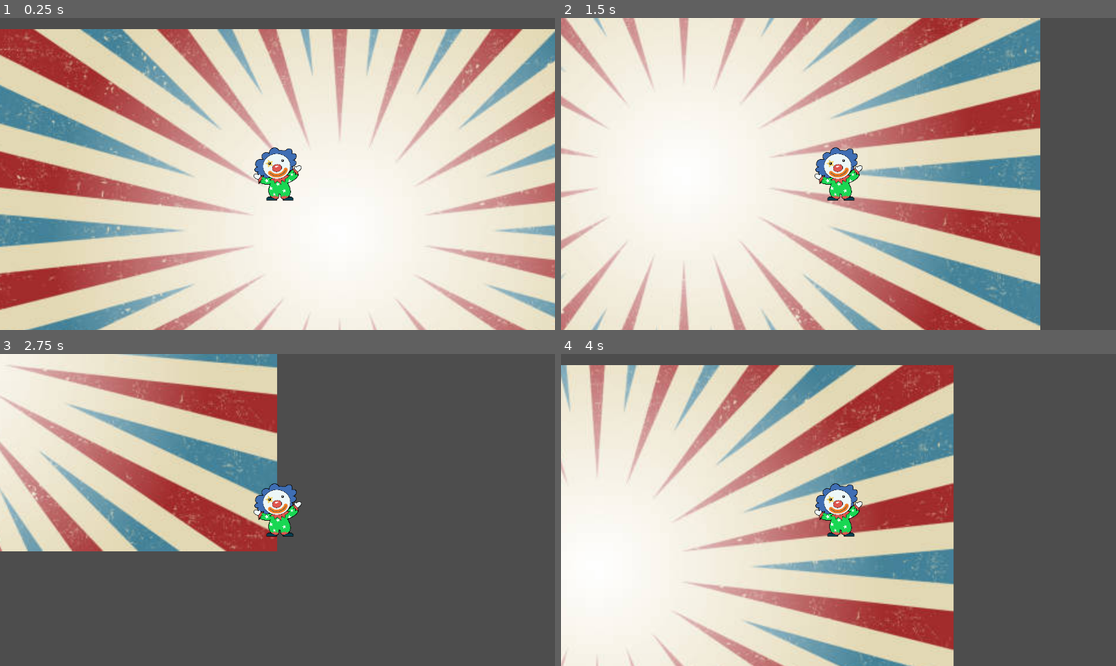
Above: before the commit, frames 1-4 (two rows, left to right).
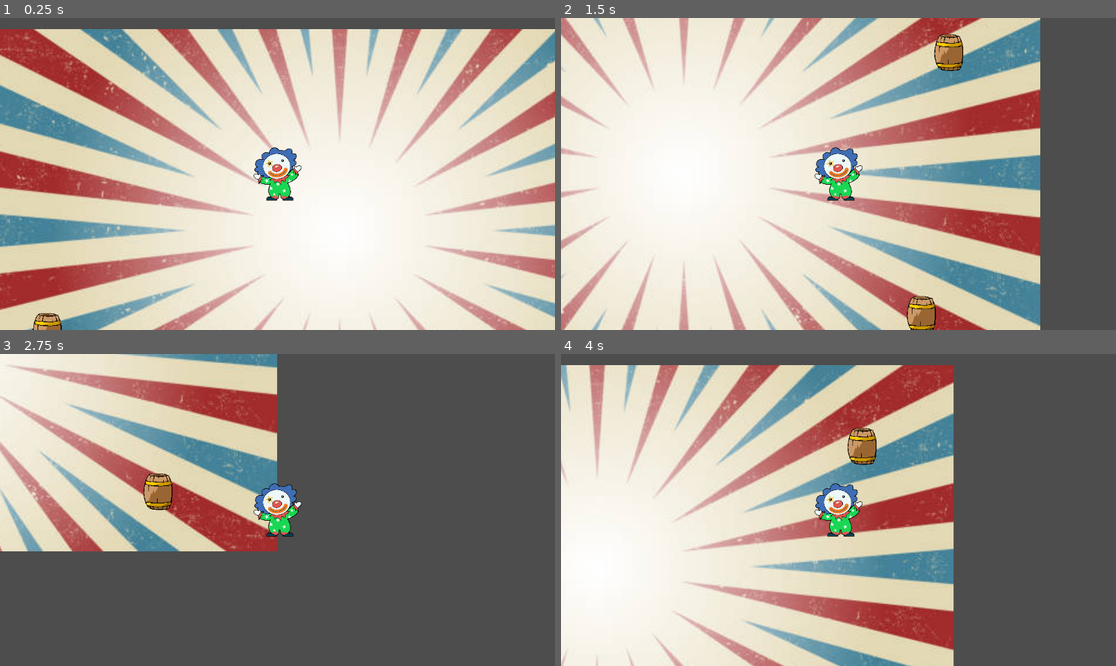
Above: after the commit, the same moments.

Repository: dillpret/ggj2024
Game: Godot game, scene res://game.tscn
Same seed, same stepped clock (60 frames per second), same inputs: the game is played once before the commit and once after it.
Inputs (mouse positions are in pixels of both pictures, inside the frame that each line leads up to):
- Up to frame 1 (0.25 s): no input
- Up to frame 2 (1.5 s): tap Enter at 0.5 s; move the mouse to (960, 158) at 0.52 s; press the mouse at (960, 158) at 0.53 s; hold D (move_right) 0.53-1.28 s; move the mouse to (727, 189) at 1.27 s; release the mouse at (727, 189) at 1.28 s; hold S (move_down) from 1.28 s (still down); click (727, 189) at 1.35 s
- Up to frame 3 (2.75 s): move the mouse to (333, 441) at 2.02 s; release S (move_down) at 2.03 s; press the mouse at (333, 441) at 2.03 s; hold D (move_right) from 2.03 s (still down)
- Up to frame 4 (4 s): move the mouse to (810, 572) at 2.77 s; release D (move_right) at 2.78 s; release the mouse at (810, 572) at 2.78 s; hold W (move_up) 2.78-3.53 s; click (810, 572) at 2.85 s; move the mouse to (1005, 556) at 3.52 s; press the mouse at (1005, 556) at 3.53 s; hold A (move_left) from 3.53 s (still down)

The runs differ from the first frame. In frame 1, 0.3% of the frame differs, in the area x 5-12%, y 94-100%; in frame 2, 1.1%, in the area x 62-73%, y 5-100%; in frame 3, 0.5%; in frame 4, 0.6%.

Commit message:
wip: pie throwing

Diff:
--- a/game.tscn
+++ b/game.tscn
@@ -1,9 +1,11 @@
-[gd_scene load_steps=3 format=3 uid="uid://dqk1pnyglr632"]
+[gd_scene load_steps=4 format=3 uid="uid://dqk1pnyglr632"]
 
 [ext_resource type="Texture2D" uid="uid://sk0ai27a51o4" path="res://assets/vintage-circus-background-for-a-poster.png" id="1_7sqhe"]
 [ext_resource type="PackedScene" uid="uid://b588fenf8ax6" path="res://player.tscn" id="1_8t4je"]
+[ext_resource type="PackedScene" uid="uid://cpuph4nwsbw1h" path="res://obstacle.tscn" id="3_1rbtv"]
 
 [node name="Game" type="Node2D"]
+y_sort_enabled = true
 
 [node name="TextureRect" type="TextureRect" parent="."]
 offset_right = 1480.0
@@ -14,3 +16,12 @@
 
 [node name="Player" parent="." instance=ExtResource("1_8t4je")]
 position = Vector2(611, 301)
+
+[node name="Obstacle" parent="." instance=ExtResource("3_1rbtv")]
+position = Vector2(1233, 713)
+
+[node name="Obstacle2" parent="." instance=ExtResource("3_1rbtv")]
+position = Vector2(133, 628)
+
+[node name="Obstacle3" parent="." instance=ExtResource("3_1rbtv")]
+position = Vector2(1290, 169)
--- a/obstacle.tscn
+++ b/obstacle.tscn
@@ -1,3 +1,16 @@
-[gd_scene format=3 uid="uid://cpuph4nwsbw1h"]
+[gd_scene load_steps=3 format=3 uid="uid://cpuph4nwsbw1h"]
+
+[ext_resource type="Texture2D" uid="uid://dcdorme33w4ty" path="res://assets/barrel.png" id="1_xlnir"]
+
+[sub_resource type="CircleShape2D" id="CircleShape2D_y7rsy"]
+radius = 26.0192
 
 [node name="Obstacle" type="StaticBody2D"]
+
+[node name="Sprite2D" type="Sprite2D" parent="."]
+scale = Vector2(0.0323625, 0.0323624)
+texture = ExtResource("1_xlnir")
+
+[node name="CollisionShape2D" type="CollisionShape2D" parent="."]
+position = Vector2(2, 16)
+shape = SubResource("CircleShape2D_y7rsy")
--- a/player.gd
+++ b/player.gd
@@ -6,3 +6,15 @@
 	var direction = Input.get_vector("move_left", "move_right", "move_up", "move_down")
 	velocity = direction * SPEED
 	move_and_slide()
+
+func throw():
+	const PLAYER_PIE = preload("res://player_pie.tscn")
+	var new_pie = PLAYER_PIE.instantiate()
+	new_pie.global_position = %ThrowPoint.global_position
+	new_pie.global_scale = Vector2(1,1)
+	#new_pie.global_rotation = %ThrowPoint
+	%ThrowPoint.add_child(new_pie)
+
+func _process(delta):
+	if Input.is_action_pressed("throw_pie"):
+		throw()
--- a/player.tscn
+++ b/player.tscn
@@ -3,18 +3,22 @@
 [ext_resource type="Texture2D" uid="uid://qcqa640ad6rk" path="res://assets/player/33-332282_clown-free-to-use-clipart-clown.png" id="1_f61eb"]
 [ext_resource type="Script" path="res://player.gd" id="1_gitli"]
 
-[sub_resource type="CapsuleShape2D" id="CapsuleShape2D_uuw1b"]
-radius = 26.0
-height = 110.0
+[sub_resource type="CircleShape2D" id="CircleShape2D_0pctp"]
+radius = 20.025
 
 [node name="Player" type="CharacterBody2D"]
 script = ExtResource("1_gitli")
+
+[node name="ThrowPoint" type="Marker2D" parent="."]
+unique_name_in_owner = true
+position = Vector2(44, -12)
 
 [node name="Sprite2D" type="Sprite2D" parent="."]
 scale = Vector2(0.134048, 0.134048)
 texture = ExtResource("1_f61eb")
 
 [node name="CollisionShape2D" type="CollisionShape2D" parent="."]
-shape = SubResource("CapsuleShape2D_uuw1b")
+position = Vector2(4, 37)
+shape = SubResource("CircleShape2D_0pctp")
 
 [node name="Camera2D" type="Camera2D" parent="."]
--- /dev/null
+++ b/player_pie.gd
@@ -0,0 +1,22 @@
+extends Area2D
+
+const SPEED = 1000
+const RANGE = 1200
+
+var travelled_distance = 0
+
+func _physics_process(delta):
+	var direction = Vector2.UP.rotated(rotation)
+	position += direction * SPEED * delta
+	travelled_distance += SPEED * delta
+
+	if travelled_distance > RANGE:
+		queue_free()
+
+
+
+func _on_body_entered(body):
+	queue_free()
+
+	if body.has_method("take_hit"):
+		body.take_hit()
--- a/player_pie.tscn
+++ b/player_pie.tscn
@@ -1,3 +1,18 @@
-[gd_scene format=3 uid="uid://cfqpkyk56s2dt"]
+[gd_scene load_steps=4 format=3 uid="uid://cfqpkyk56s2dt"]
+
+[ext_resource type="Texture2D" uid="uid://cb3hwawnkskuo" path="res://assets/pie-clipart-md.png" id="1_l8qpu"]
+[ext_resource type="Script" path="res://player_pie.gd" id="1_rahj8"]
+
+[sub_resource type="CircleShape2D" id="CircleShape2D_4alw2"]
 
 [node name="PlayerPie" type="Area2D"]
+script = ExtResource("1_rahj8")
+
+[node name="Sprite2D" type="Sprite2D" parent="."]
+scale = Vector2(0.0606061, 0.0606061)
+texture = ExtResource("1_l8qpu")
+
+[node name="CollisionShape2D" type="CollisionShape2D" parent="."]
+shape = SubResource("CircleShape2D_4alw2")
+
+[connection signal="body_entered" from="." to="." method="_on_body_entered"]
--- a/project.godot
+++ b/project.godot
@@ -41,6 +41,11 @@
 "events": [Object(InputEventKey,"resource_local_to_scene":false,"resource_name":"","device":-1,"window_id":0,"alt_pressed":false,"shift_pressed":false,"ctrl_pressed":false,"meta_pressed":false,"pressed":false,"keycode":0,"physical_keycode":83,"key_label":0,"unicode":115,"echo":false,"script":null)
 ]
 }
+throw_pie={
+"deadzone": 0.5,
+"events": [Object(InputEventMouseButton,"resource_local_to_scene":false,"resource_name":"","device":-1,"window_id":0,"alt_pressed":false,"shift_pressed":false,"ctrl_pressed":false,"meta_pressed":false,"button_mask":0,"position":Vector2(0, 0),"global_position":Vector2(0, 0),"factor":1.0,"button_index":1,"canceled":false,"pressed":false,"double_click":false,"script":null)
+]
+}
 
 [rendering]
 
Binary file added: assets/barrel.png
Not shown, added: assets/barrel.png.import
Binary file added: assets/pie-clipart-md.png
Not shown, added: assets/pie-clipart-md.png.import
